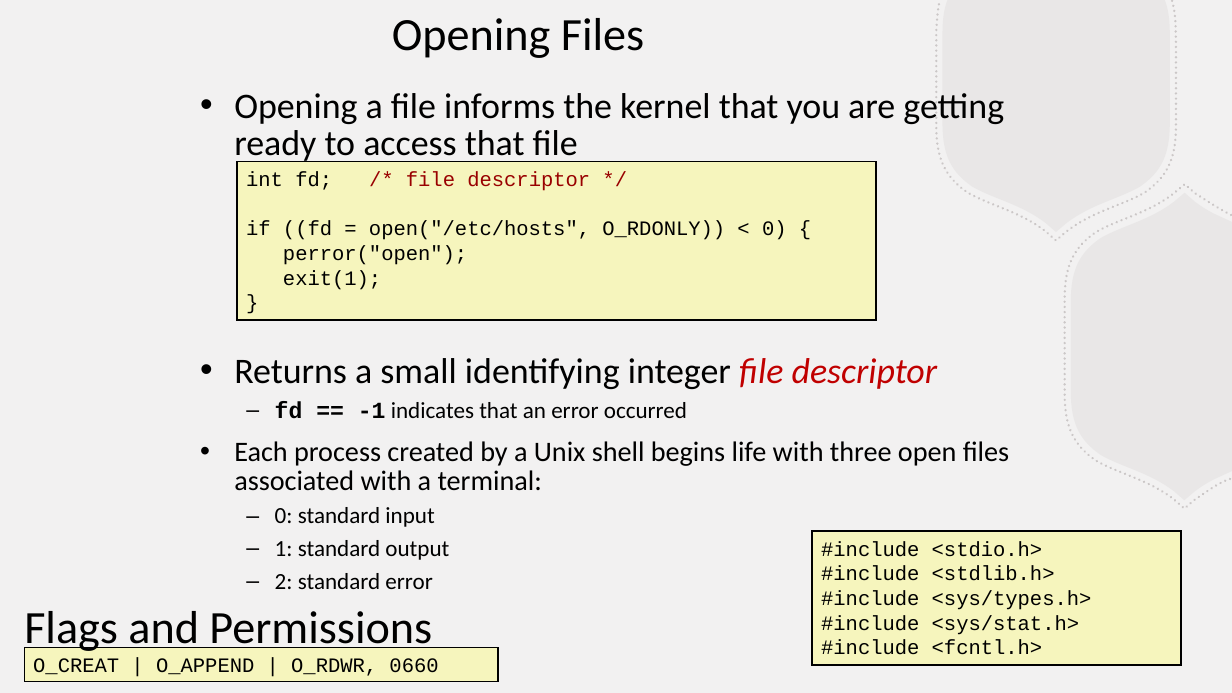
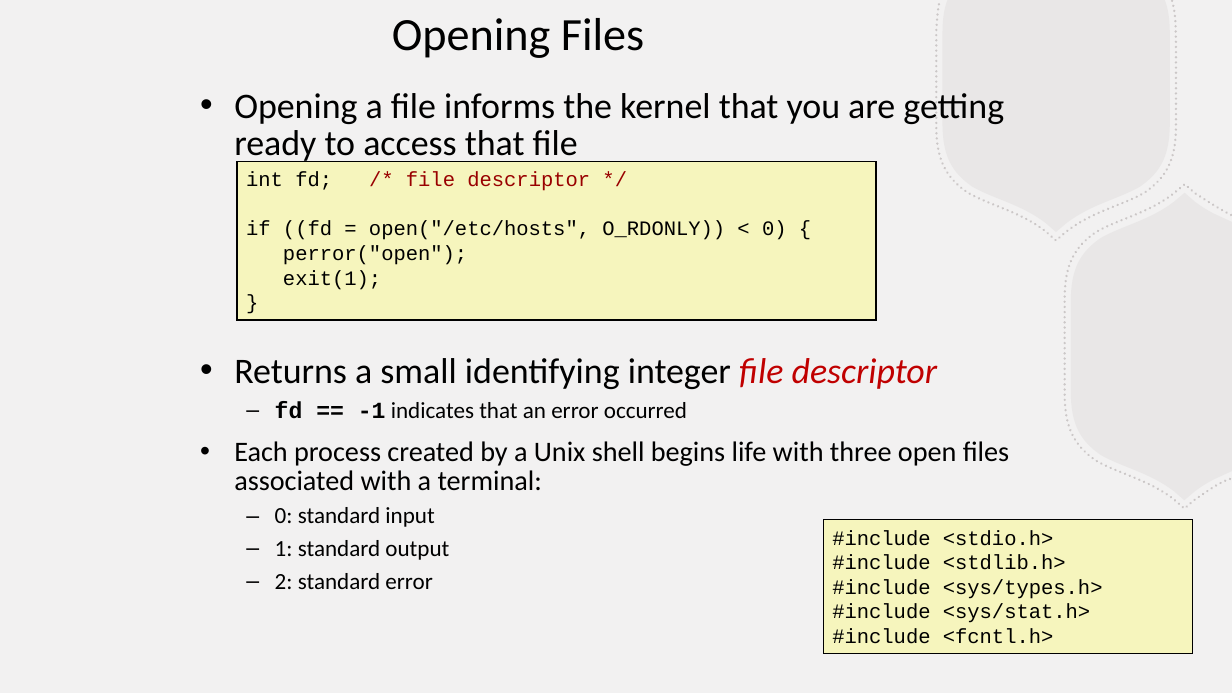
Before and after one commit to BillJr99/Ursinus-CS376, a slide deck: slide 5 of files/lectures/fileio.pptx. Drawn at 1232x693 pixels with LibreOffice and Linux fonts; fonts in the diff are those of the drawing. Boxes give left, top, right and bottom in pixels: in the first picture for what was removed or moved away, otherwise in the second. Text is boxed around its words. In the diff, an @@ line names an element or a change of style, - is before the commit and + after.

```diff
--- a/files/lectures/fileio.pptx
+++ b/files/lectures/fileio.pptx
@@ rectangle "#include <stdio.h>" moved from (x1=812, y1=531, x2=1181, y2=665) to (x1=823, y1=520, x2=1192, y2=654) @@
@@ text removed at (x1=24, y1=611, x2=432, y2=655) @@
-Flags and Permissions
@@ rectangle removed at (x1=24, y1=647, x2=498, y2=681) @@
-O_CREAT | O_APPEND | O_RDWR, 0660
```
Also in this commit, not shown: 1 slide added.
